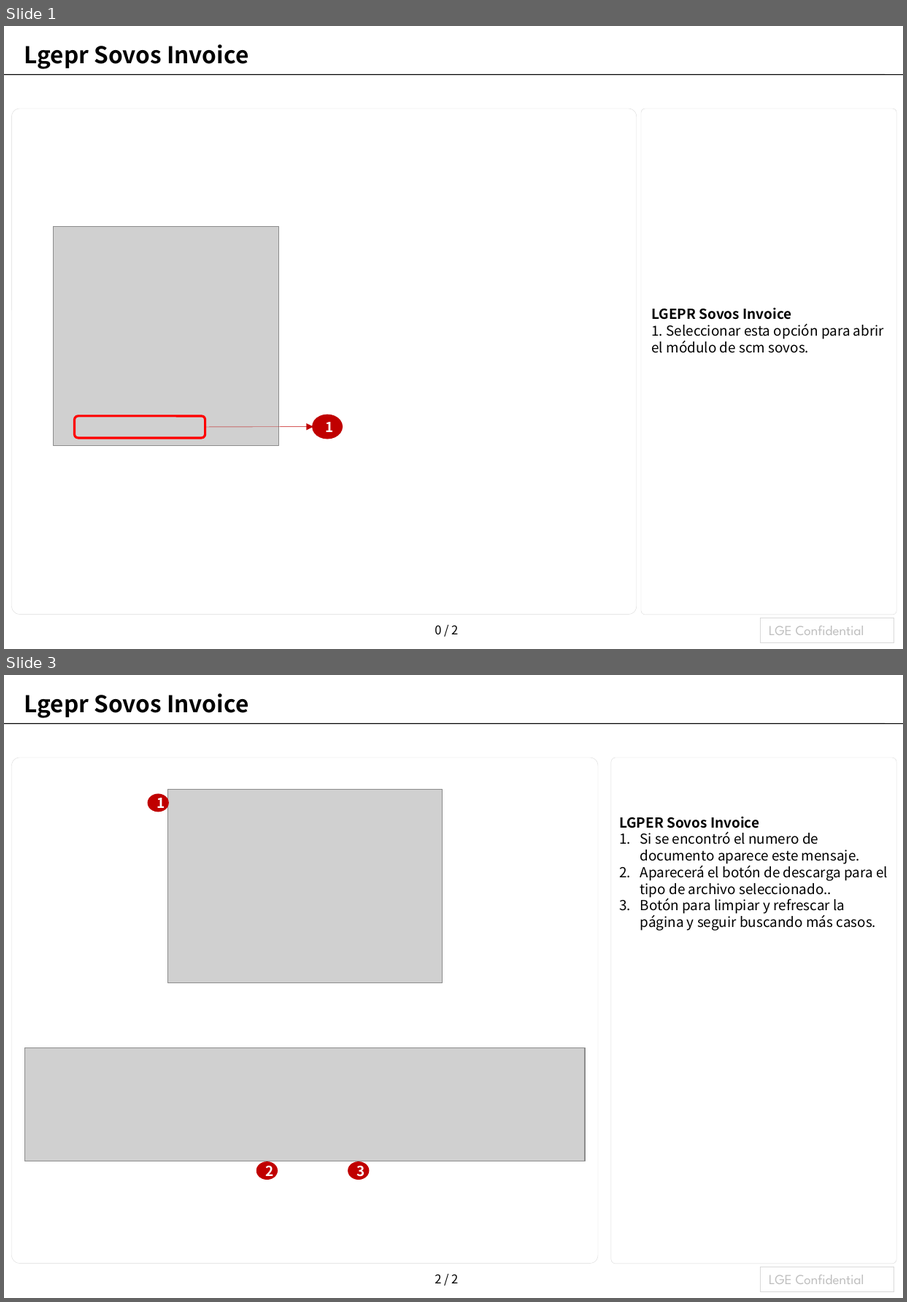
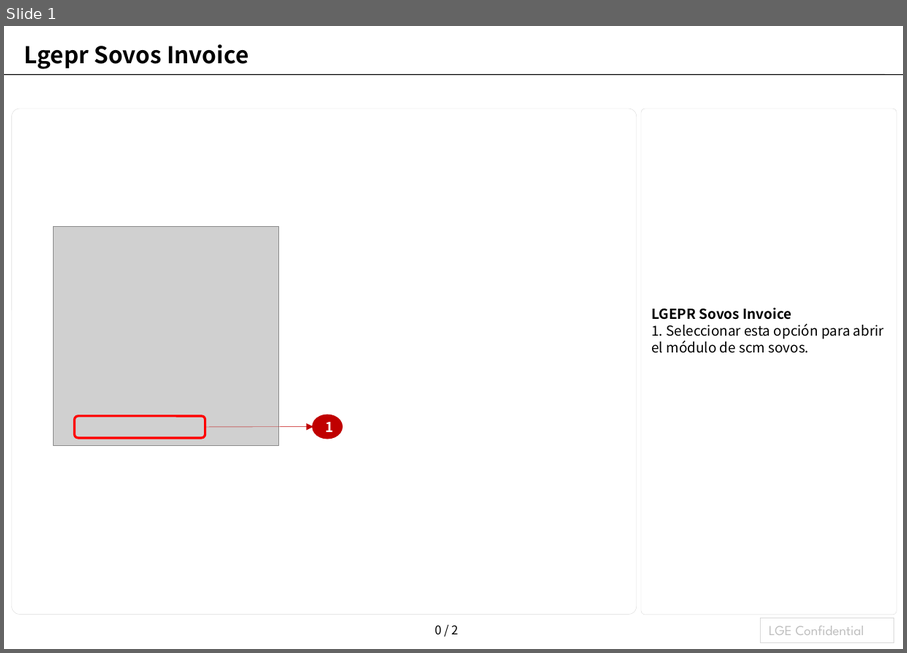
Before and after one commit to laparkaes/lgperu, a slide deck: user_manual/module/lgepr_sovos_invoice/lgepr_sovos_invoice_es.pptx. Shown one above the other, each under a label of ours: slides 1 and 3 before the commit, slide 1 after it; the slides between them are not shown. The pictures are 907x1302 and 907x653 pixels, drawn with LibreOffice and Linux fonts; fonts in the diff are those of the drawing; grey boxes stand for pictures. Boxes give left, top, right and bottom in pixels: in the first picture for what was removed or moved away, otherwise in the second. Text is boxed around its words. In the diff, an @@ line names an element or a change of style, - is before the commit and + after.

```diff
--- a/user_manual/module/lgepr_sovos_invoice/lgepr_sovos_invoice_es.pptx
+++ b/user_manual/module/lgepr_sovos_invoice/lgepr_sovos_invoice_es.pptx
@@ slide 3 removed at bbox=[4, 675, 903, 1298], background #FFFFFF; not listed: 3 template elements that a slide beside it also shows @@
@@ title removed at bbox=[24, 693, 249, 718] @@
-Lgepr Sovos Invoice
@@ rounded rectangle removed at bbox=[11, 757, 599, 1263] @@
@@ rounded rectangle removed at bbox=[612, 757, 898, 1263] @@
@@ ellipse removed at bbox=[149, 795, 168, 810] @@
-1
@@ picture removed at bbox=[168, 790, 443, 983] @@
@@ text removed at bbox=[619, 816, 888, 931] @@
-LGPER Sovos Invoice
-1. Si se encontró el numero de documento aparece este mensaje.
-2. Aparecerá el botón de descarga para el tipo de archivo seleccionado..
-3. Botón para limpiar y refrescar la página y seguir buscando más casos.
@@ picture removed at bbox=[24, 1048, 585, 1160] @@
@@ ellipse removed at bbox=[257, 1163, 276, 1178] @@
-2
@@ ellipse removed at bbox=[349, 1163, 368, 1178] @@
-3
```
Also in this commit, not shown: 1 slide changed, 3 slides added, 3 other files.
